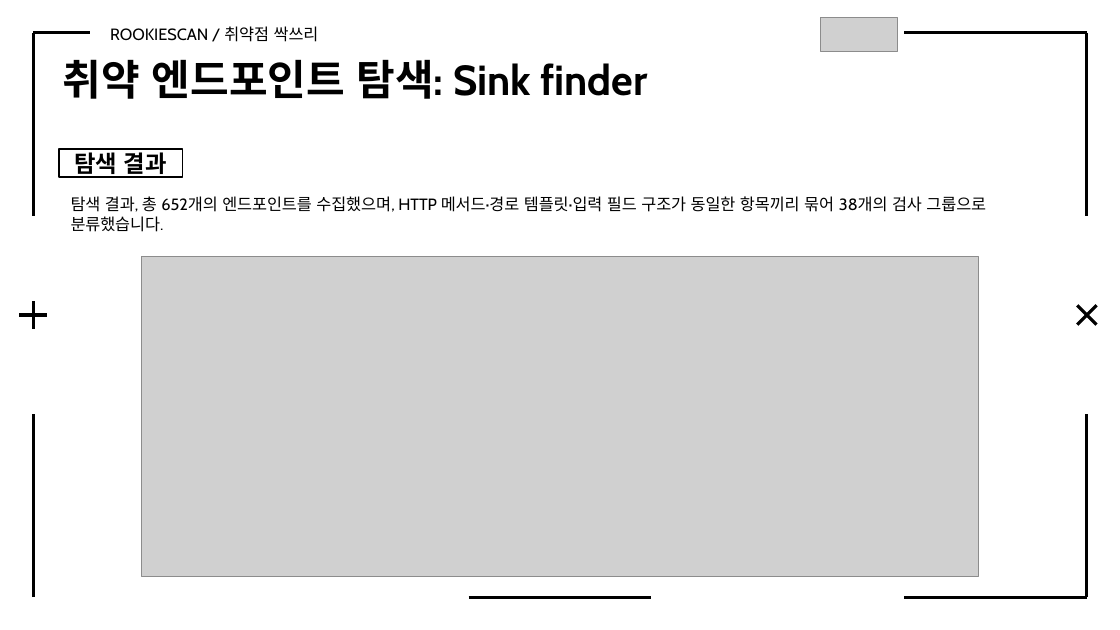
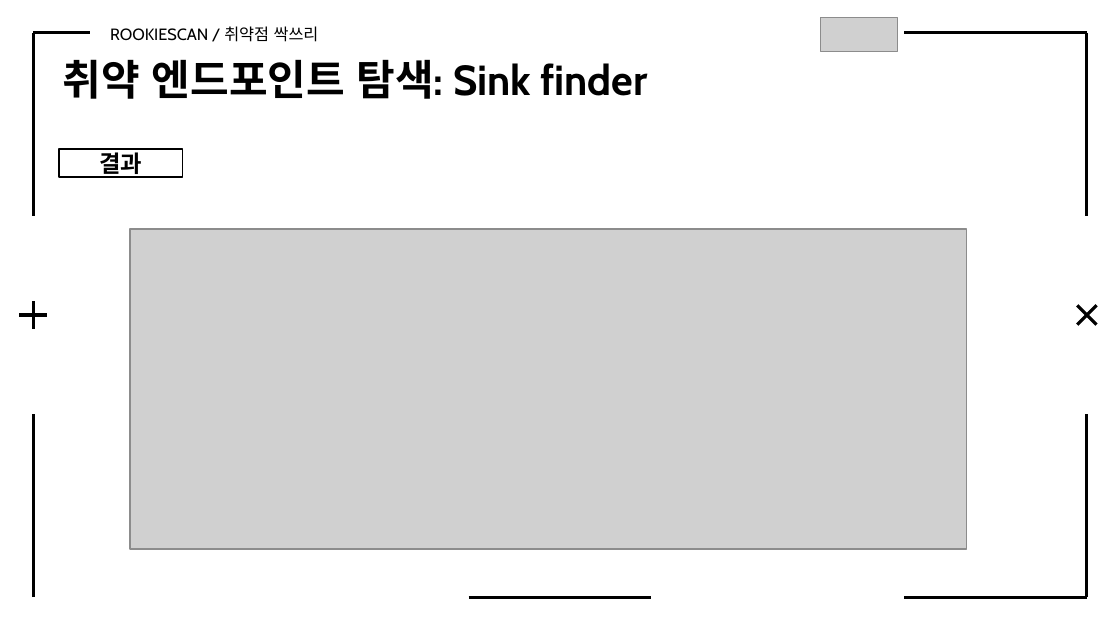
Before and after one commit to Rookies-34-3/Automatic-scanner-tool, a slide deck: slide 18 of 프로젝트 결과보고서_취약점 싹쓰리.pptx. Drawn at 1120x630 pixels with LibreOffice and Linux fonts; fonts in the diff are those of the drawing; grey boxes stand for pictures. Boxes give left, top, right and bottom in pixels: in the first picture for what was removed or moved away, otherwise in the second. Text is boxed around its words. In the diff, an @@ line names an element or a change of style, - is before the commit and + after.

```diff
--- a/프로젝트 결과보고서_취약점 싹쓰리.pptx
+++ b/프로젝트 결과보고서_취약점 싹쓰리.pptx
@@ text in rectangle at (99, 148, 142, 178): text changed @@
-탐색 결과
+결과
@@ text removed at (71, 196, 986, 232) @@
-탐색 결과, 총 652개의 엔드포인트를 수집했으며, HTTP 메서드·경로 템플릿·입력 필드 구조가 동일한 항목끼리 묶어 38개의 검사 그룹으로 분류했습니다.
@@ picture: place and size @@
-picture at (142, 256, 979, 577)
+picture at (130, 228, 967, 549)
```
Also in this commit, not shown: 11 other slides changed.
